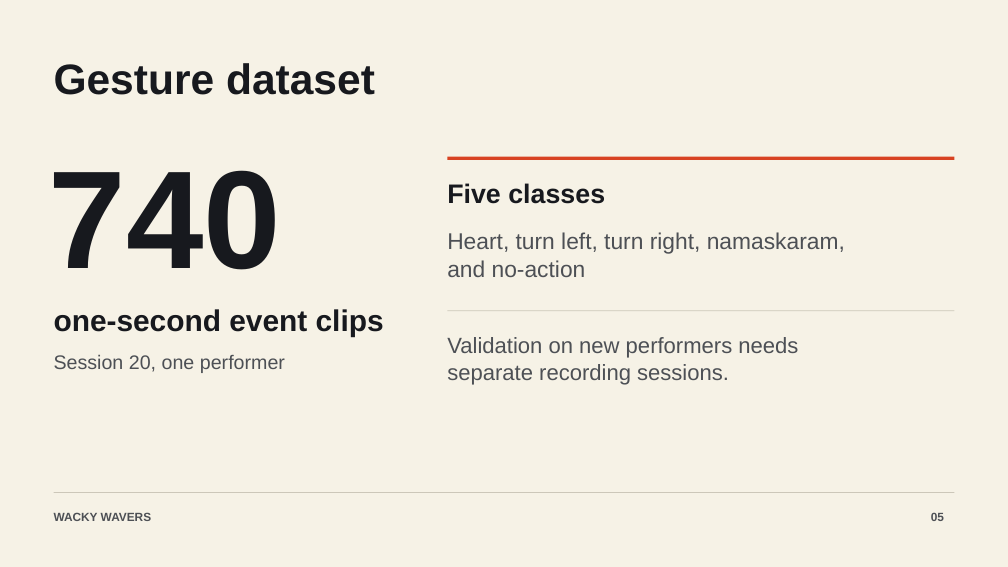
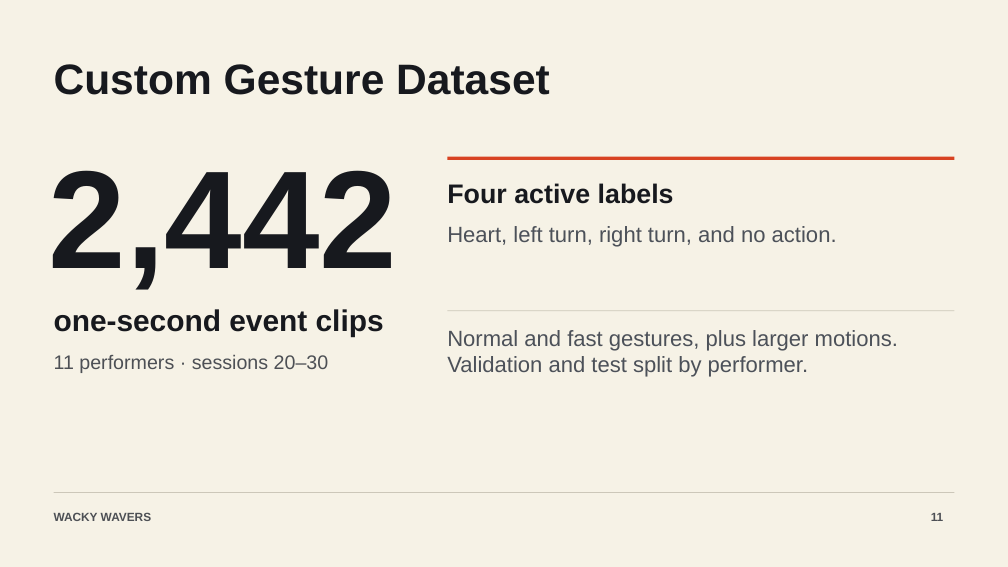
Before and after one commit to unbeschwert/go2-next-reflex, a slide deck: slide 11 of presentation/Wacky Wavers - Mantis Vision.pptx (slide 5 before the commit). Drawn at 1008x567 pixels with LibreOffice and Linux fonts; fonts in the diff are those of the drawing. Boxes give left, top, right and bottom in pixels: in the first picture for what was removed or moved away, otherwise in the second. Text is boxed around its words. In the diff, an @@ line names an element or a change of style, - is before the commit and + after.

```diff
--- a/presentation/Wacky Wavers - Mantis Vision.pptx
+++ b/presentation/Wacky Wavers - Mantis Vision.pptx
@@ text at (54,64,550,95): text changed @@
-Gesture dataset
+Custom Gesture Dataset
@@ text at (49,170,397,290): text changed @@
-740
+2,442
@@ text at (447,183,674,204): text changed @@
-Five classes
+Four active labels
@@ text at (447,226,837,247): text changed; size 21.8 to 21 pt; text colour #4D5055 to #4C5159 @@
-Heart, turn left, turn right, namaskaram,
-and no-action
+Heart, left turn, right turn, and no action.
@@ text "Heart, left turn, right turn, ..." at (447,226,837,247): vertical alignment middle to top @@
@@ text "Normal and fast gestures, plus ..." at (447,330,898,377): vertical alignment middle to top @@
@@ text at (54,355,329,373): text changed @@
-Session 20, one performer
+11 performers · sessions 20–30
@@ text at (447,330,898,377): text changed; text colour #4D5055 to #4C5159 @@
-Validation on new performers needs
-separate recording sessions.
+Normal and fast gestures, plus larger motions.
+Validation and test split by performer.
@@ text at (931,513,944,521): text changed @@
-05
+11
```
Also in this commit, not shown: 6 other slides changed, 6 slides added, 13 other files.
